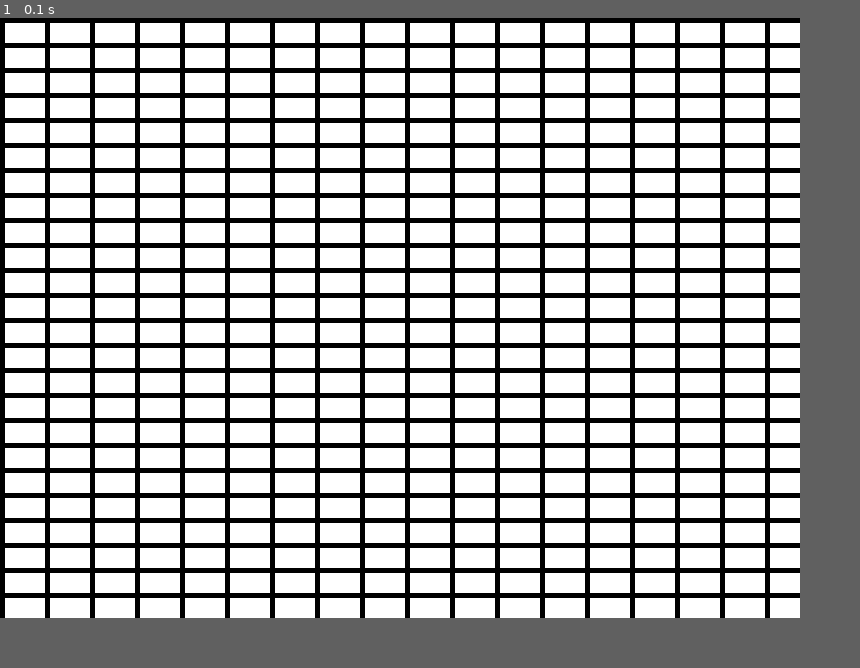
Above: before the commit, frame 1.
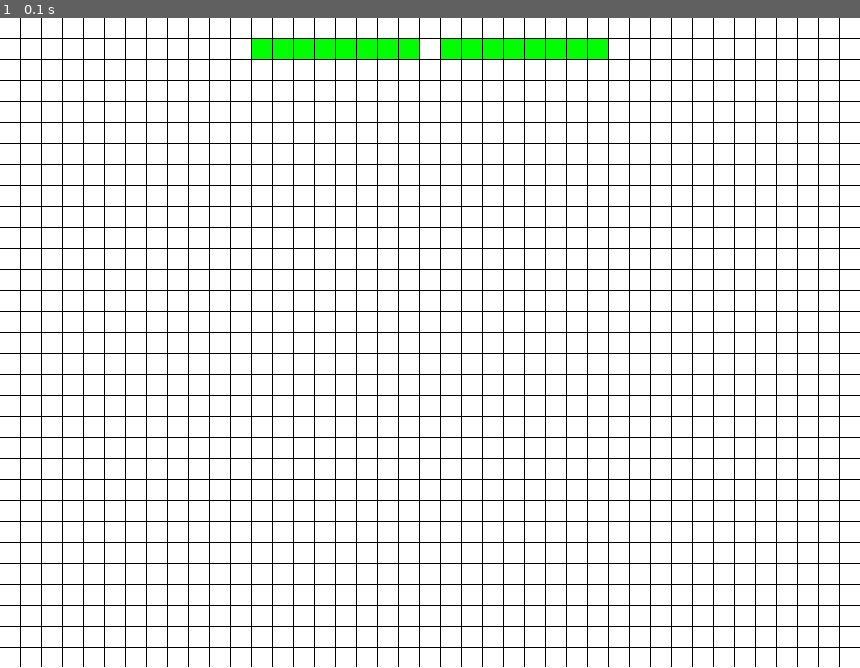
Above: after the commit, the same moment.

Repository: ironmann250/warehouse-simulator
Game: pygame game, started from interface.py
Two runs of this game, one before a commit and one after it. Both use one fixed random seed, a clock stepped at 60 frames per second and the inputs below.
Inputs:
- Up to frame 1 (0.1 s): no input
In our replay, the window is 800x600 before the commit and 860x650 after it. These sizes can differ from the game's own. Grey fills any space a smaller window leaves; there, only what the larger window draws over its background counts as a difference.

The runs differ from the first frame. In frame 1, 31% of the frame differs, in the area x 0-100%, y 0-100%.

Commit message:
added component rendering

Diff:
--- a/config.py
+++ b/config.py
@@ -1,23 +1,24 @@
 import random,pprint
 
-SCREEN_WIDTH=800
-SCREEN_HEIGHT=600
-TABLE_LINE=5
-BLOCK_SIZE=[40,20]
+SCREEN_WIDTH=860
+SCREEN_HEIGHT=650
+TABLE_LINE=1
+BLOCK_SIZE=[20,20]
+#gives us grid size of 40 by 30 (x by y blocks)
 
 #colors for blocks mean black/white is empty others mean full
 CRANE_REACH=3
 CRANE_SPEED=5
 CRANE_COLOR=(255,116,64) ##ff7440, redorange
 
-INPUT=4
-INPUT_BUFFER=8
+INPUT=2
+INPUT_CONTAINERS=8
 INPUT_SPEED=3
 INPUT_COLOR=(0,255,0)
 
 
-OUTPUTS=4
-OUTPUT_BUFFER=8
+OUTPUTS=2
+OUTPUT_CONTAINERS=8
 OUTPUT_SPEED=7
 OUTPUTS_COLOR=(255,0,0)
 
@@ -26,7 +27,8 @@
 CRATES=[]
 CRATES_COLOR=(0,0,255)
 
-INSTRUCTIONS=[] #[FROM_TYPE,FROM_ID,TO_TYPE,TO_ID]
+TYPES=[0,1,2,3] #0 nothing, 1 crate, 2 input, 3 output
+INSTRUCTIONS=[] #[FROM_TYPE,FROM_ID,TO_TYPE,TO_ID] ID is what grid to what grid
 
 def populate_crates():
     global CRATES_LENGTH, CRATES_WIDTH, CRANE_REACH
--- a/interface.py
+++ b/interface.py
@@ -1,4 +1,5 @@
-import pygame,config,random
+from tkinter import TRUE
+import pygame,config,random,math,pprint
 
 from pygame.locals import (
 
@@ -20,15 +21,16 @@
 #make input group
 #make output group
 #make collission
-class Crate(pygame.sprite.Sprite):
+class Container(pygame.sprite.Sprite):
     """
     create crate object
     """
-    def __init__(self,color):
-        super(Crate,self).__init__()
+    def __init__(self,color,coords):
+        super(Container,self).__init__()
         self.surf = pygame.Surface(config.BLOCK_SIZE)
         self.surf.fill(color)
-        self.rect=self.surf.get_rect()
+        self.rect=self.surf.get_rect(center=coords)
+
 
 class Screen:
     def __init__(self):
@@ -37,6 +39,13 @@
         self.running=True
         self.instruction_counter=0
         self.clock=pygame.time.Clock()
+        self.grid_size=[0,0] #x,y number of cells in grid
+        self.inputs=[]
+        self.outputs=[]
+        self.crates=[]
+        self.grid=[]
+        self.crane=Container((config.CRANE_COLOR),(0,0)) #maybe change
+        self.init=True
 
     def draw_rect(self,color,x,y,width,height):
         pygame.draw.rect(self.screen,color,
@@ -46,9 +55,10 @@
         """
         create background grid
         """
-        width_left=0
+        width_left=-config.TABLE_LINE
         line_length=config.SCREEN_HEIGHT
-        height_left=0
+        height_left=-config.TABLE_LINE
+        x,y=[0,0]
         while ((height_left + width_left) < (config.SCREEN_HEIGHT+config.SCREEN_WIDTH)):
 
             if width_left<config.SCREEN_WIDTH:
@@ -58,6 +68,7 @@
                 config.TABLE_LINE,config.SCREEN_HEIGHT)
 
                 width_left+=(config.BLOCK_SIZE[0]+config.TABLE_LINE)
+                x+=1
             else:
                 width_left=config.SCREEN_WIDTH
 
@@ -66,14 +77,72 @@
                 config.SCREEN_WIDTH,config.TABLE_LINE)
 
                 height_left+=(config.BLOCK_SIZE[1]+config.TABLE_LINE)
+                y+=1
+        #depending on grid size value might be [x-1,y-2] or [x,y-1]
+        #it can as well be calcualted form screen, block and line sizes
+        self.grid_size=[x,y]
+        #print (x-1,y-1)
+
+    def get_cell_coordinate(self,col,row,centered=True):
+        """
+        calculate true pixel value of grid cells and send centers if required
+        formula = col*blocksize+tableline, row*blocksize+tableline
+        """
+        x=col*(config.BLOCK_SIZE[0]+config.TABLE_LINE)
+        y=row*(config.BLOCK_SIZE[1]+config.TABLE_LINE)
+        if not centered:
+            return [x,y]
+        else:
+            x=x+(config.BLOCK_SIZE[0]/2)
+            y=y+(config.BLOCK_SIZE[1]/2)
+            return [x,y]
 
 
-        print (width_left,height_left)
+
+    def init_components(self):
+        if not self.init: #only run at init
+            return
+        cols,rows=self.grid_size
+        self.grid=[[[0,0]]*cols for i in range(rows)] #init grid with 0s
+        #assume all are on  on line - will later change lines to crates_width
+        total_inputs=config.INPUT*config.INPUT_CONTAINERS #assume all inlines are inputs
+        total_outputs=config.OUTPUTS*config.OUTPUT_CONTAINERS
+        input_start_at=math.floor((cols-(total_inputs+(config.INPUT-1)))/2)
+        output_start_at=math.floor((cols-(total_outputs+(config.OUTPUTS-1)))/2)
+        gridx,gridy=[0,0]
+
+        # init inputs
+        gridy=1
+        gridx=input_start_at
+
+        for i in range(config.INPUT):
+            for j in range (config.INPUT_CONTAINERS):
+
+                self.inputs.append(Container(config.INPUT_COLOR,
+                self.get_cell_coordinate(gridx,gridy)))
+
+                self.grid[gridx][gridy]=[2,len(self.inputs)-1] #put type and list location
+                gridx+=1
+            gridx+=1 # skip a cell
+        self.init=False
+
+    def draw_components(self):
+        for rows in self.grid:
+            for cols in rows:
+                if cols[0]==2:
+                    input_obj=self.inputs[cols[1]]
+                    self.screen.blit(input_obj.surf,input_obj.rect)
+
+
+
 
     def draw_frame(self):
         self.screen.fill((255,255,255))
         self.draw_grid()
-
+        self.init_components()
+        self.draw_components()
+        #testcrate=Container((0,0,0),self.get_cell_coordinate(40,30)) #x-1,y-2,x,y-1
+        #self.screen.blit(testcrate.surf,testcrate.rect)
         pygame.display.update()
 
     def run(self):
@@ -107,4 +176,5 @@
 if __name__ == "__main__":
     pygame.display.set_caption("warehouse simulator")
     sim=Screen()
+
     sim.run()
